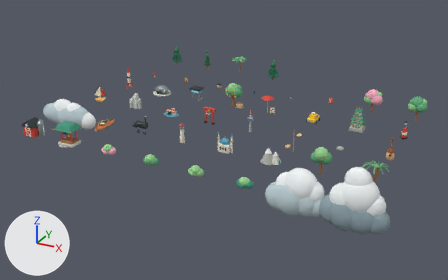
The Blender file assets/blender/places-world.blend, before and after one commit.
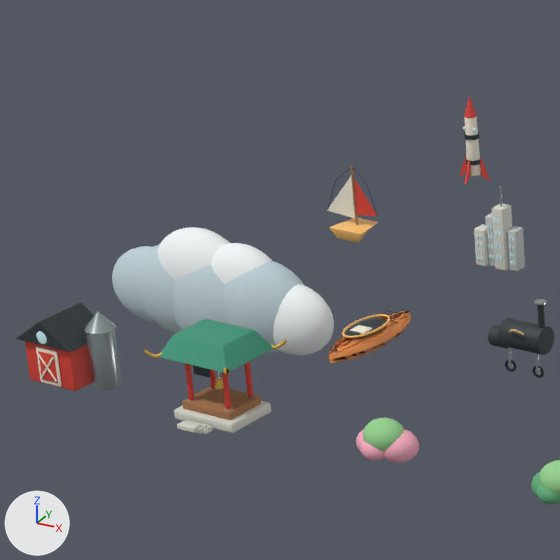
The first picture shows the older version from a 50 mm camera at (7.48, -11.44, 6.84) aimed at (-0.27, 3.17, -0.51). The close-ups show the older and then the newer version on the part from 4% to 33% of the width and 16% to 64% of the height of that picture. Only the edits that show in the close-ups are written down. Every picture has the same lights, and +X, +Y and +Z are marked at lower left.

The scene before the commit, as lines of its bpy script (objects in view):
```python
ob_ambient_korean_pavilion_mesh = bpy.data.objects.new('ambient_korean-pavilion_mesh', me_cone_151)
ob_ambient_korean_pavilion_mesh.parent = ob_ambient_korean_pavilion
ob_ambient_korean_pavilion_mesh.location = (0.0, 0.0, 0.325)
ob_ambient_korean_pavilion_mesh.rotation_euler = (3.142, 0.0, 0.0)  # degrees (180, 0, 0)
ob_bush_green_mesh = bpy.data.objects.new('bush_green_mesh', me_icosphere_034)
ob_bush_green_mesh.parent = ob_bush_green
ob_bush_green_mesh.location = (-0.09, 0.0, 0.08)
ob_cloud_stratus_mesh = bpy.data.objects.new('cloud_stratus_mesh', me_sphere_014)
ob_cloud_stratus_mesh.parent = ob_cloud_stratus
ob_cloud_stratus_mesh.location = (-0.62, 0.0, 0.02)
# also in view: 'ambient_barn_mesh' at (-4.5, 0.05, 0.26); 'landmark_sailboat_mesh' at (-4.58, 3.03, 0.28); 'landmark_barbecue_mesh' at (-2.0, 1.48, 0.26); 'scenery_central-florida_mesh' at (-4.55, 4.5, 0.34); 'bush_blossom_mesh' at (-1.95, 0.01, 0.12)
```
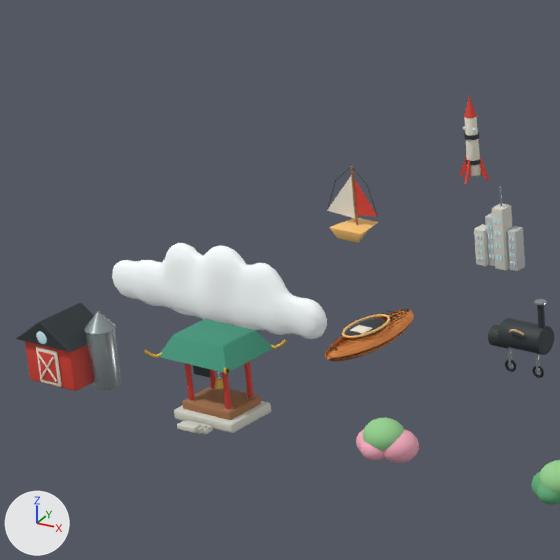
Where the change shows, as pixel boxes [x1, y1, x2, y2] in the close-ups (560 x 560 px):
```json
{"object": "cloud_stratus_mesh", "change": "deleted", "before": [112, 227, 334, 355], "faces in mat_cloud_blue_shadow (pale blue #bfd1d7)": [112, 244, 305, 353], "faces in mat_cloud_white (white #f5f9fa)": [157, 227, 334, 355]}
{"object": "cloud_stratus sculpt", "change": "added", "after": [112, 243, 327, 339], "faces in mat_cloud_white (white #f7fcfd)": [136, 243, 292, 296]}
```

Scene script edits in JSON lines:
```json
{"op": "add", "block": "mat_cloud_white", "code": "mat_cloud_white.emission_strength = 0.22"}
{"op": "add", "block": "mat_cloud_white", "code": "mat_cloud_white.emission_color = (0.34, 0.39, 0.4)  # grey #9ea8aa"}
{"op": "set", "path": "mat_cloud_blue_shadow.base_color", "old": "(0.52, 0.64, 0.68)", "new": "(0.66, 0.74, 0.77)", "note": "pale blue #bfd1d7 -> light grey #d4dfe3"}
{"op": "add", "block": "mat_cloud_blue_shadow", "code": "mat_cloud_blue_shadow.emission_strength = 0.12"}
{"op": "add", "block": "me_mesh_001", "code": ["me_mesh_001 = bpy.data.meshes.new('Mesh.001')", "me_mesh_001.from_pydata(...)  # 1095 vertices, 1144 faces; spans x -1.0..0.91, y -0.12..0.11, z -0.16..0.43", "me_mesh_001.polygons.foreach_set('use_smooth', [True] * 1144)", "# faces by material slot: [754, 390]", "me_mesh_001.materials.append(mat_cloud_white)  # white #f7fcfd", "me_mesh_001.materials.append(mat_cloud_white)  # white #f7fcfd"]}
{"op": "remove", "block": "ob_cloud_stratus_mesh", "code": ["ob_cloud_stratus_mesh = bpy.data.objects.new('cloud_stratus_mesh', me_sphere_014)", "ob_cloud_stratus_mesh.parent = ob_cloud_stratus", "ob_cloud_stratus_mesh.location = (-0.62, 0.0, 0.02)"]}
{"op": "add", "block": "ob_cloud_stratus_sculpt", "code": ["ob_cloud_stratus_sculpt = bpy.data.objects.new('cloud_stratus sculpt', me_mesh_001)", "ob_cloud_stratus_sculpt.parent = ob_cloud_stratus", "ob_cloud_stratus_sculpt.location = (0.0, 0.0, 0.0)"]}
```
